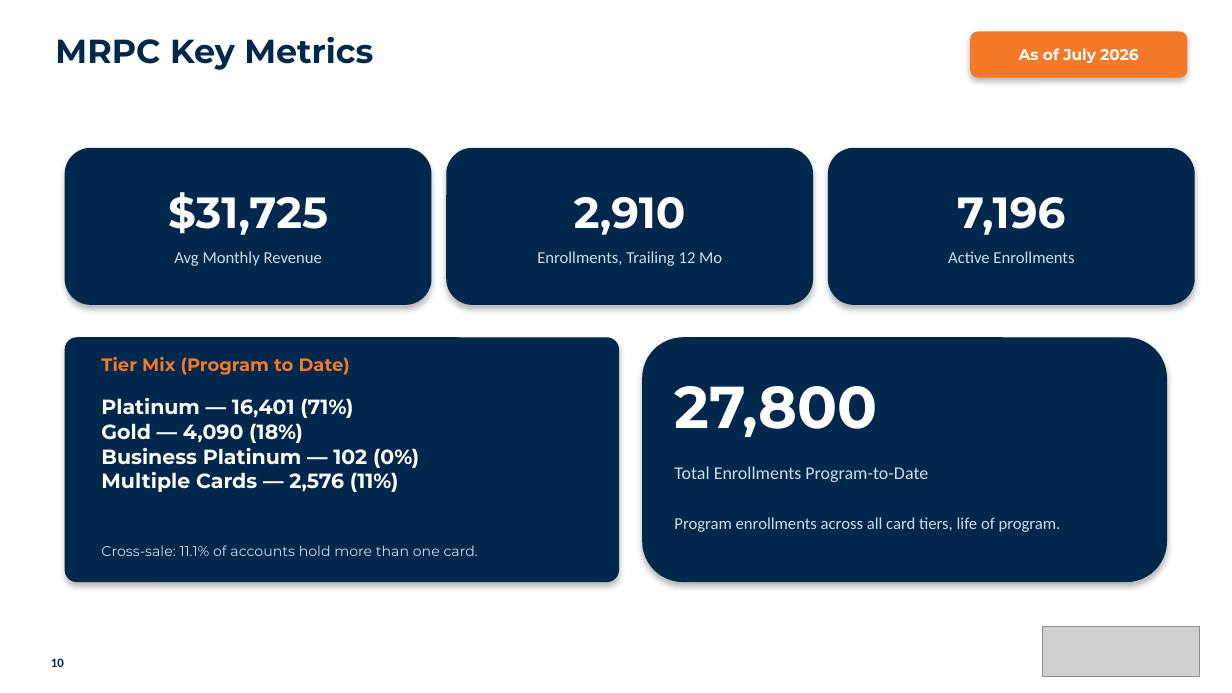
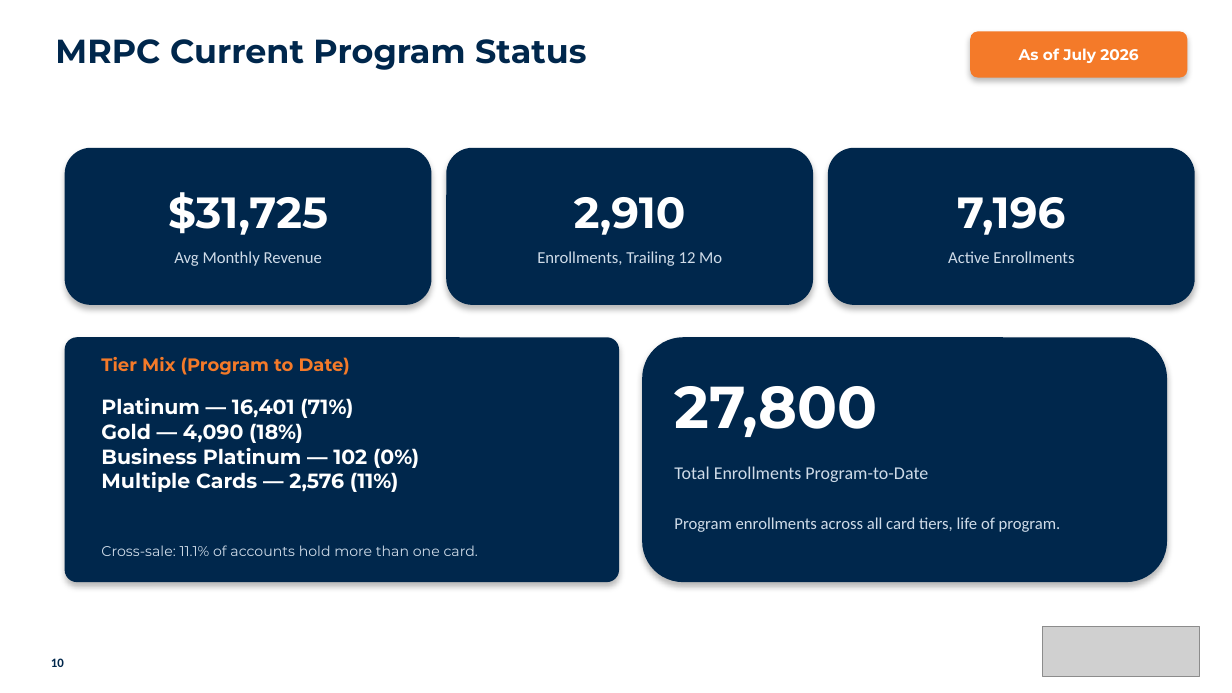
Before and after one commit to aburgard-csi/Velocity_Reporting, a slide deck: slide 10 of templates/mrpc_template.pptx. Drawn at 1232x693 pixels with LibreOffice and Linux fonts; fonts in the diff are those of the drawing; grey boxes stand for pictures. Boxes give left, top, right and bottom in pixels: in the first picture for what was removed or moved away, otherwise in the second. Text is boxed around its words. In the diff, an @@ line names an element or a change of style, - is before the commit and + after.

```diff
--- a/templates/mrpc_template.pptx
+++ b/templates/mrpc_template.pptx
@@ text at (x1=55, y1=39, x2=587, y2=70): text changed @@
-MRPC Key Metrics
+MRPC Current Program Status
```
Also in this commit, not shown: 1 other slide changed, 13 other files.
